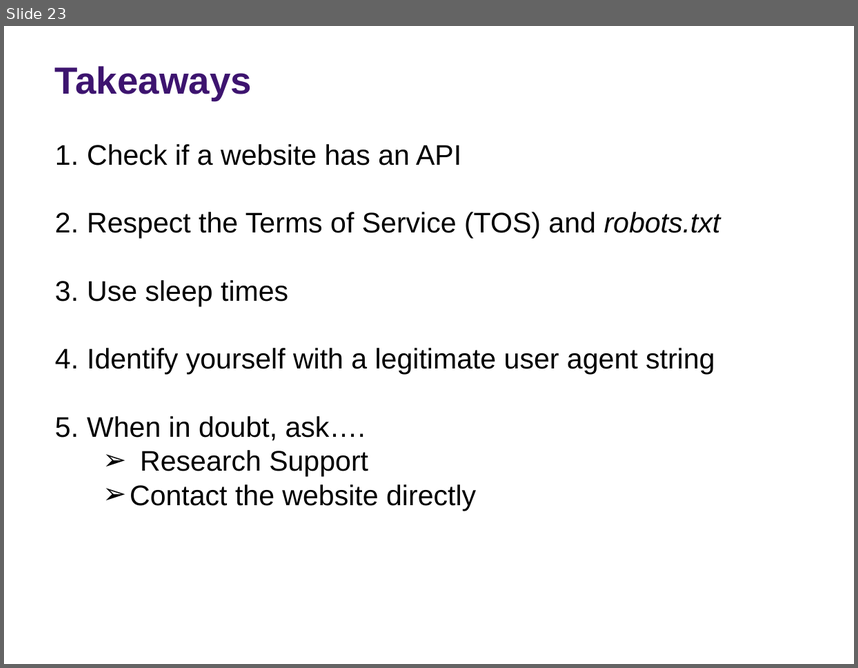
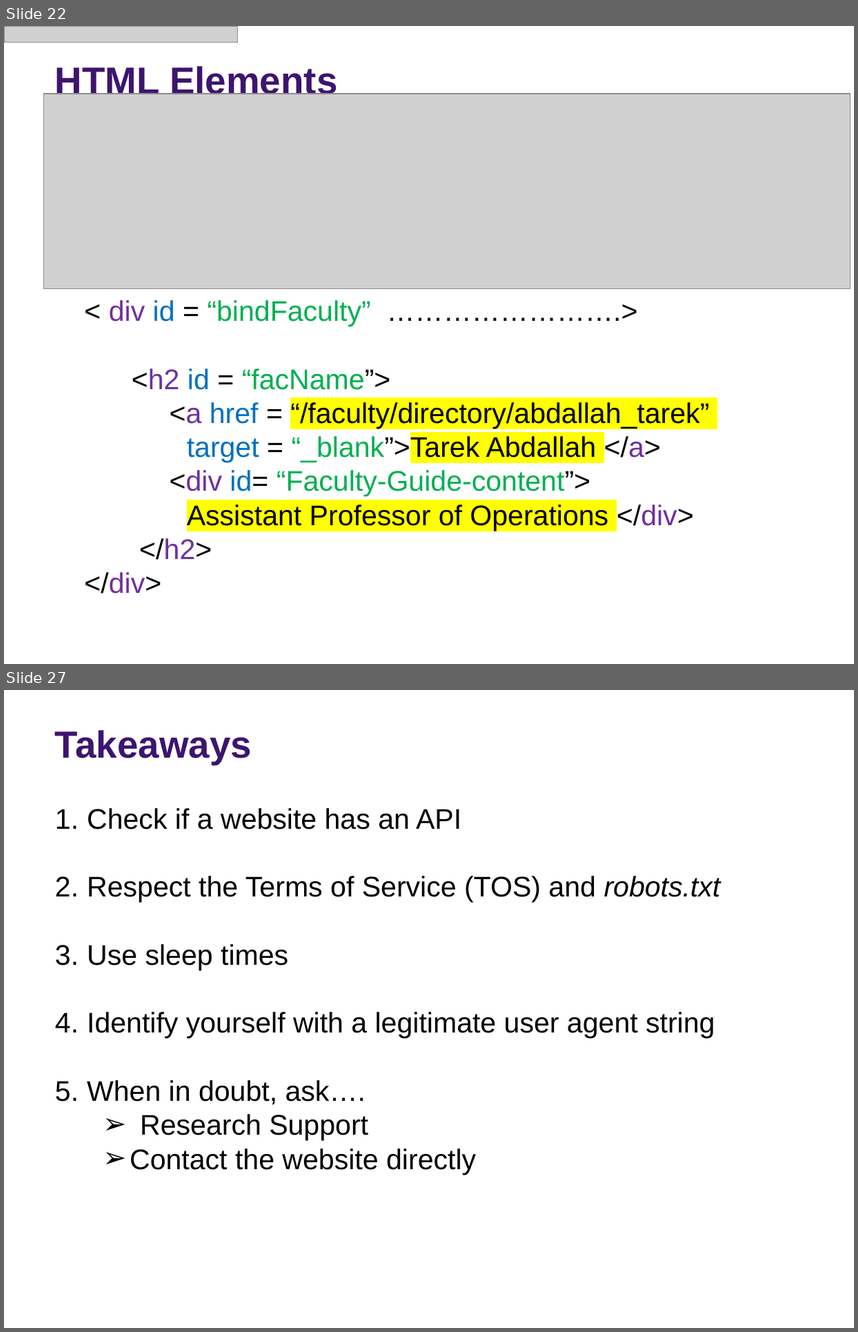
Before and after one commit to rs-kellogg/fellows_workshop, a slide deck: 2-harvest/Web_Harvesting.pptx. Shown one above the other, each under a label of ours: slide 23 before the commit, slides 22 and 27 after it; the slides between them are not shown. The pictures are 858x668 and 858x1332 pixels, drawn with LibreOffice and Linux fonts; fonts in the diff are those of the drawing; grey boxes stand for pictures; background and template pictures are left out. Boxes give left, top, right and bottom in pixels: in the first picture for what was removed or moved away, otherwise in the second. Text is boxed around its words. In the diff, an @@ line names an element or a change of style, - is before the commit and + after.

```diff
--- a/2-harvest/Web_Harvesting.pptx
+++ b/2-harvest/Web_Harvesting.pptx
@@ slide 22 added at (4,26,854,664), background picture (left out) @@
@@ picture added at (4,26,238,42) @@
@@ title added at (55,64,337,94), 32 pt, text #3D146F, bold @@
+HTML Elements
@@ picture added at (44,94,851,289) @@
@@ text added at (84,300,709,593), 24 pt, text #000000 @@
+< div id = “bindFaculty” …………………….>
+<h2 id = “facName”>
+<a href = “/faculty/directory/abdallah_tarek”
+target = “_blank”>Tarek Abdallah </a>
+<div id= “Faculty-Guide-content”>
+Assistant Professor of Operations </div>
+</h2>
+</div>
@@ page number added at (811,631,851,664), 10 pt, text #FFFFFF @@
+22
@@ what was slide 23 is now slide 27 @@
```
Also in this commit, not shown: 11 slides changed, 3 other slides added.
